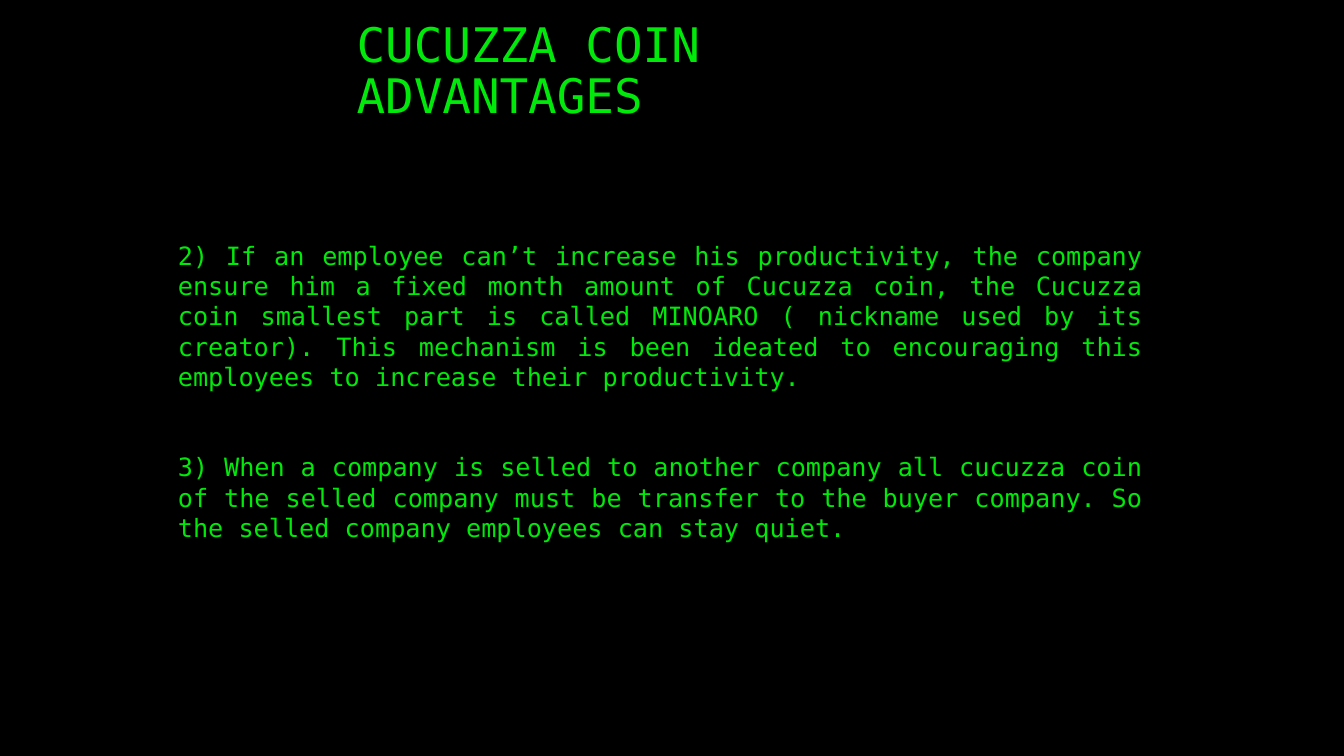
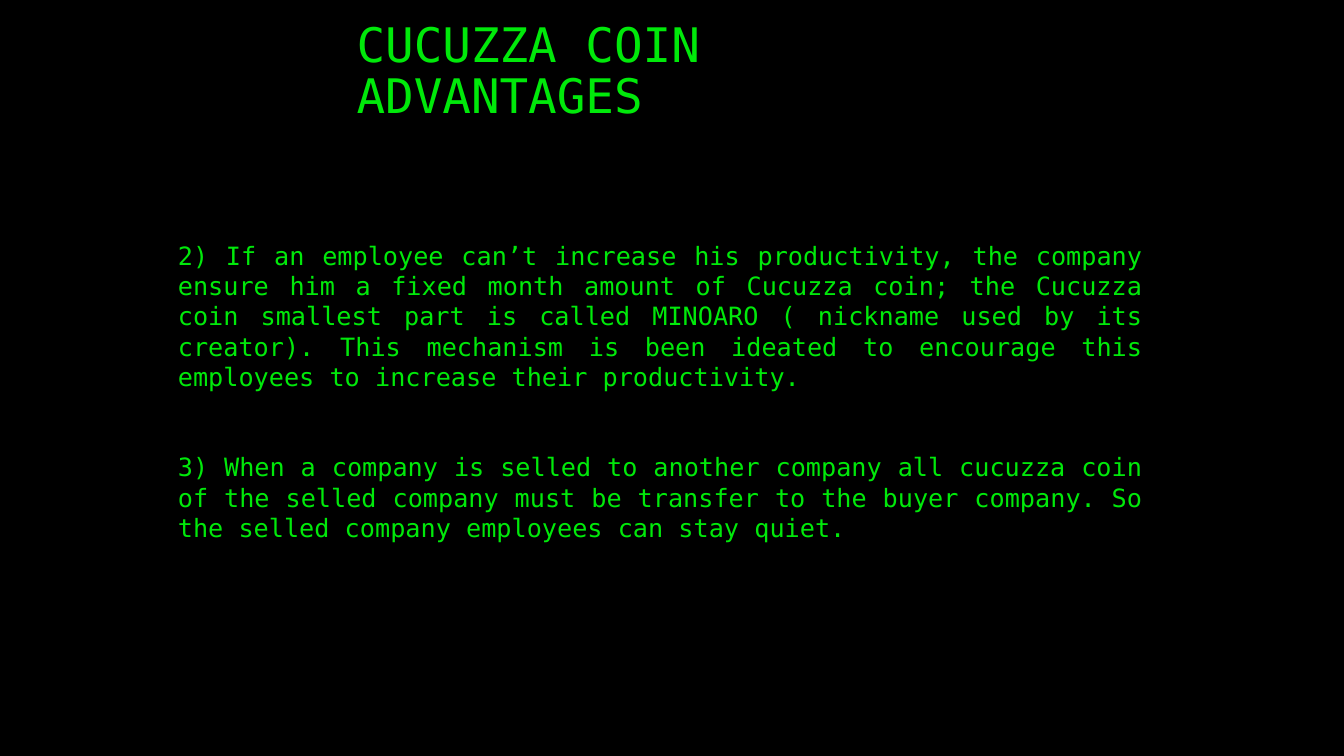
Before and after one commit to ArmRandoM/CucuzzaCoin, a slide deck: slide 5 of CUCUZZA COIN.pptx. Drawn at 1344x756 pixels with LibreOffice and Linux fonts; fonts in the diff are those of the drawing. Boxes give left, top, right and bottom in pixels: in the first picture for what was removed or moved away, otherwise in the second. Text is boxed around its words. In the diff, an @@ line names an element or a change of style, - is before the commit and + after.

```diff
--- a/CUCUZZA COIN.pptx
+++ b/CUCUZZA COIN.pptx
@@ text at (178,245,1143,392): text changed @@
-2) If an employee can’t increase his productivity, the company ensure him a fixed month amount of Cucuzza coin, the Cucuzza coin smallest part is called MINOARO ( nickname used by its creator). This mechanism is been ideated to encouraging this employees to increase their productivity.
+2) If an employee can’t increase his productivity, the company ensure him a fixed month amount of Cucuzza coin; the Cucuzza coin smallest part is called MINOARO ( nickname used by its creator). This mechanism is been ideated to encourage this employees to increase their productivity.
```
Also in this commit, not shown: 3 other slides changed, 1 other file.
